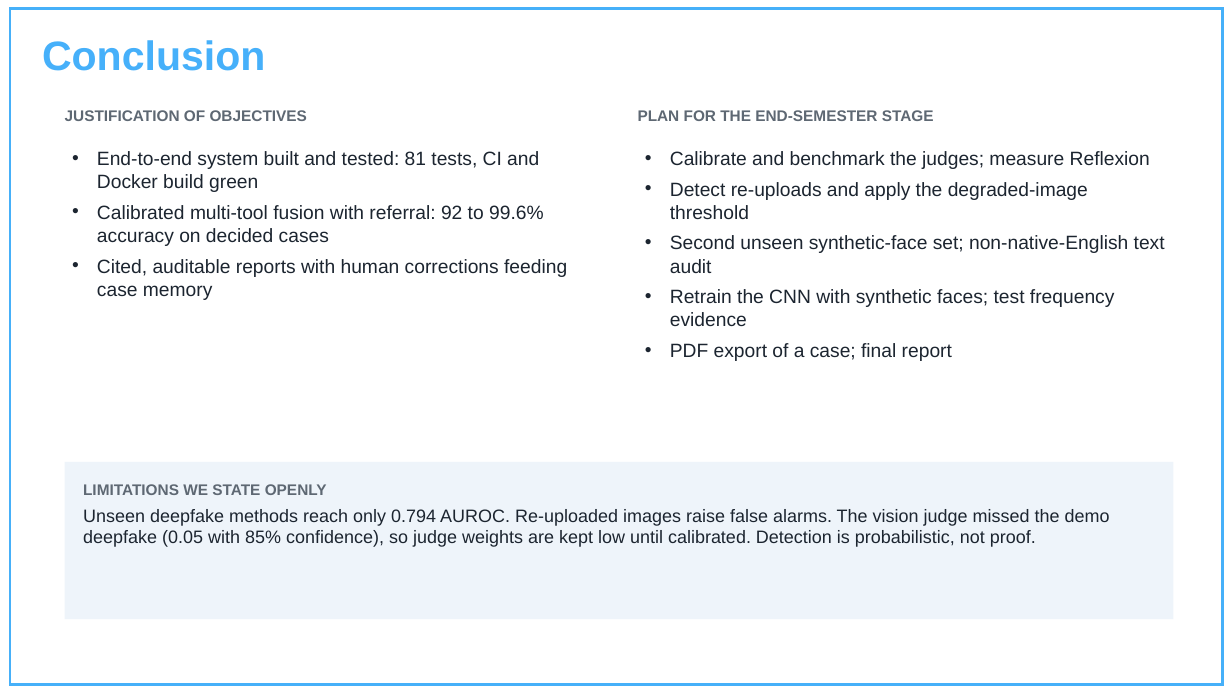
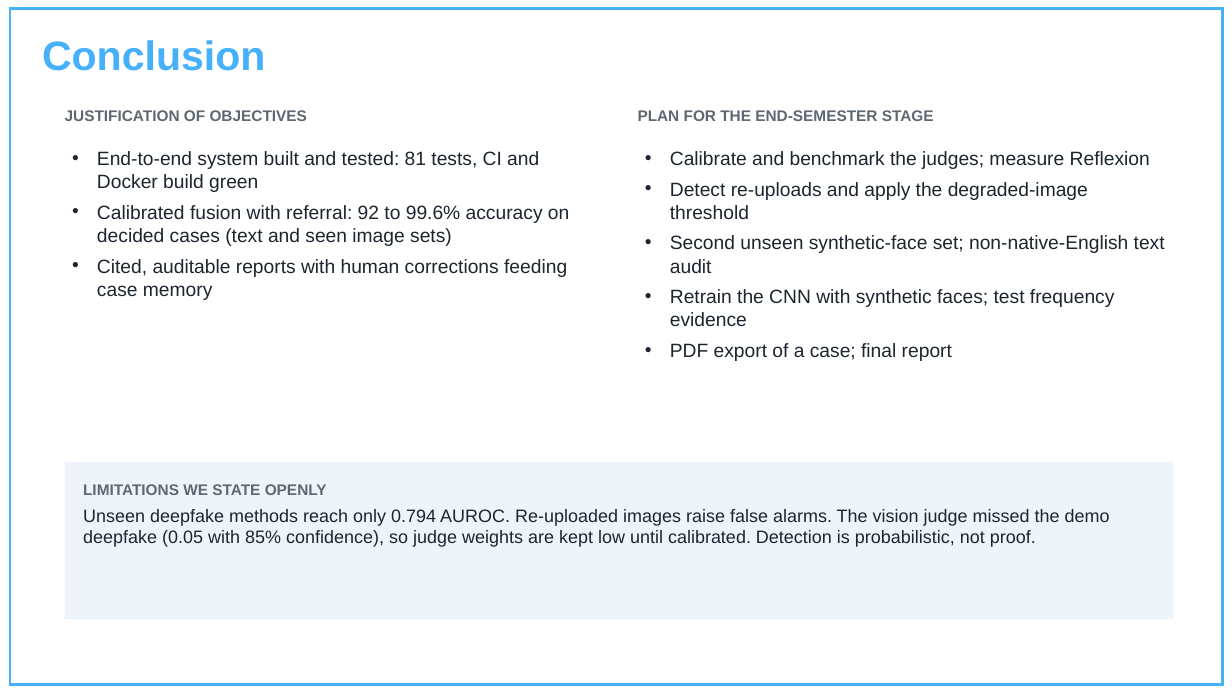
Before and after one commit to Aditya-Khatri-7/Major-Project-, a slide deck: slide 15 of Mid_Semester_Presentation_Agentic_RAG_Digital_Forensics.pptx. Drawn at 1232x693 pixels with LibreOffice and Linux fonts; fonts in the diff are those of the drawing; background and template pictures are left out. Boxes give left, top, right and bottom in pixels: in the first picture for what was removed or moved away, otherwise in the second. Text is boxed around its words. In the diff, an @@ line names an element or a change of style, - is before the commit and + after.

```diff
--- a/Mid_Semester_Presentation_Agentic_RAG_Digital_Forensics.pptx
+++ b/Mid_Semester_Presentation_Agentic_RAG_Digital_Forensics.pptx
@@ text at <box>97,205,569,246</box>: text changed @@
-• Calibrated multi-tool fusion with referral: 92 to 99.6% accuracy on decided cases
+• Calibrated fusion with referral: 92 to 99.6% accuracy on decided cases (text and seen image sets)
```
Also in this commit, not shown: 4 other files.
